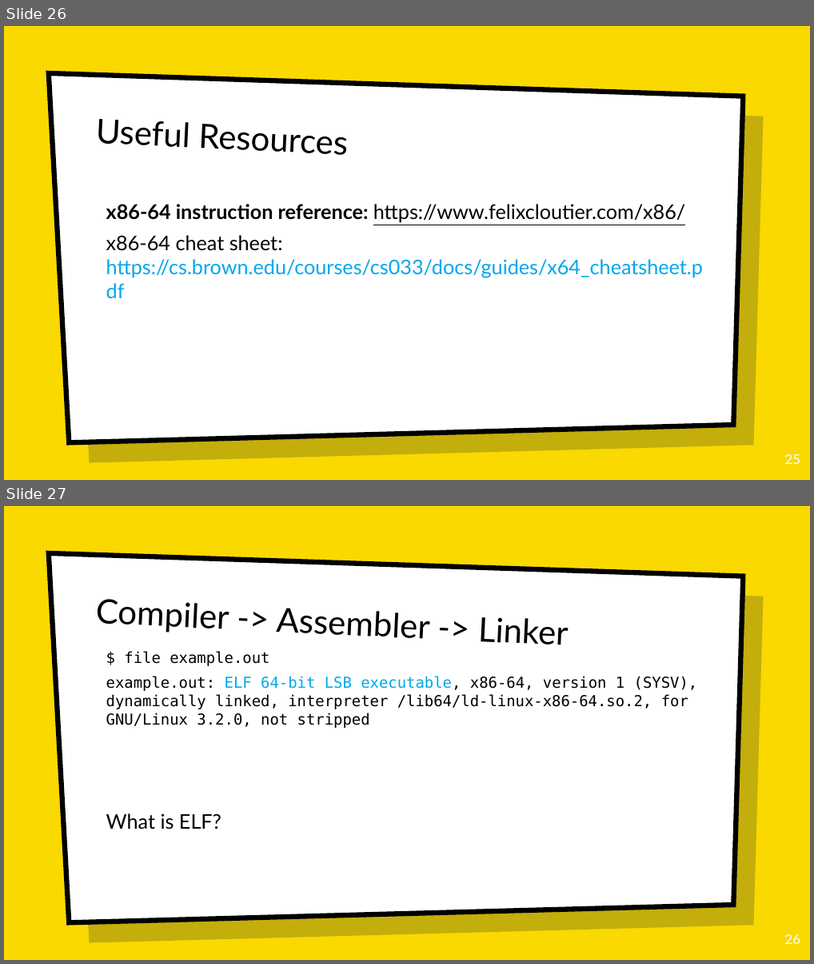
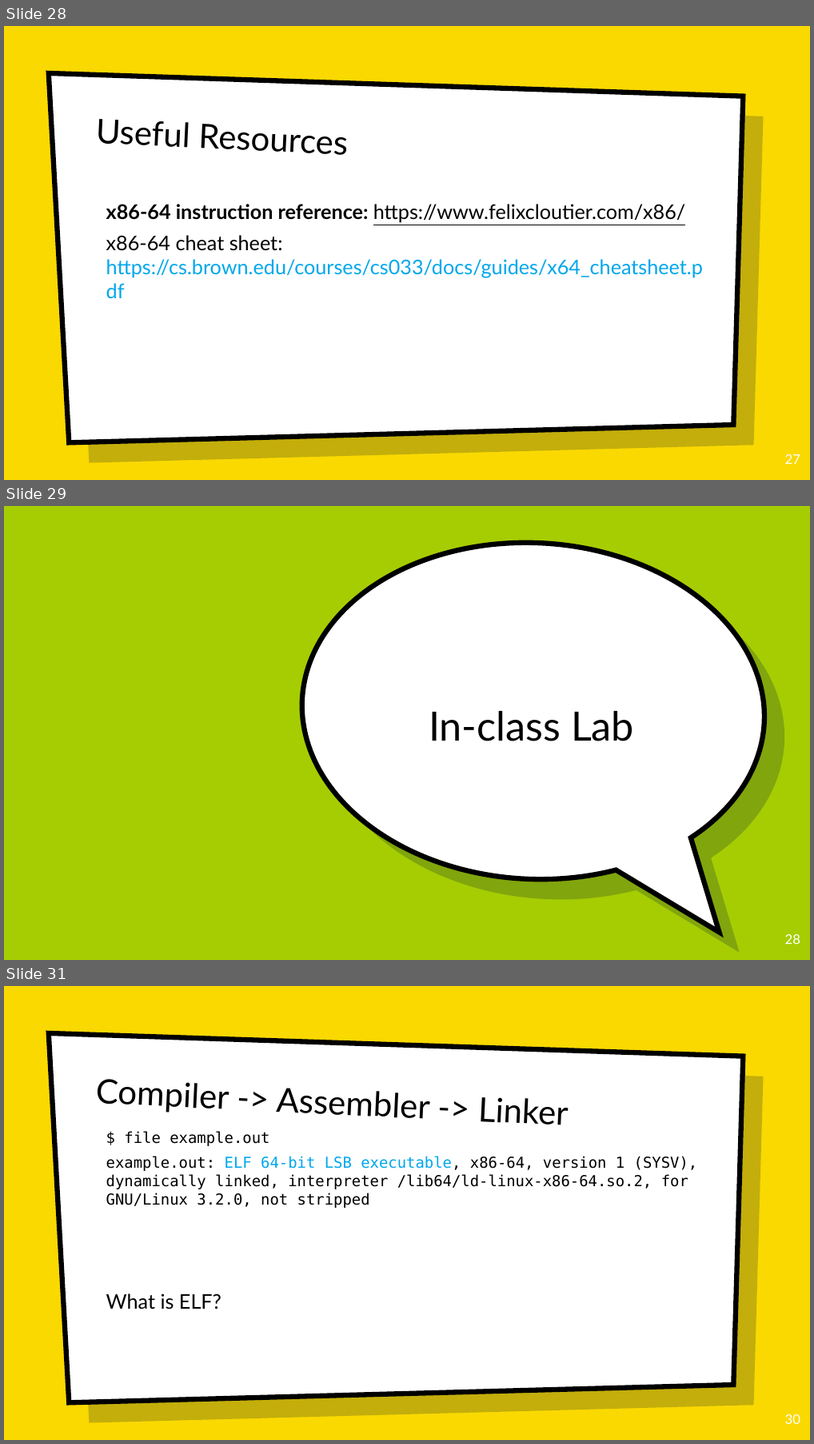
Before and after one commit to tiffanyb/tiffanyb.github.io, a slide deck: courses/cse545/slides/03-reverse-engineering-1.pptx. Shown one above the other, each under a label of ours: slides 26 and 27 before the commit, slides 28, 29 and 31 after it; the slides between them are not shown. The pictures are 814x964 and 814x1444 pixels, drawn with LibreOffice and Linux fonts; fonts in the diff are those of the drawing; background and template pictures are left out. Boxes give left, top, right and bottom in pixels: in the first picture for what was removed or moved away, otherwise in the second. Text is boxed around its words. In the diff, an @@ line names an element or a change of style, - is before the commit and + after.

```diff
--- a/courses/cse545/slides/03-reverse-engineering-1.pptx
+++ b/courses/cse545/slides/03-reverse-engineering-1.pptx
@@ slide 29 added at <box>4,506,810,960</box>, background picture (left out) @@
@@ speech bubble added at <box>294,532,773,890</box>, fill #FFFFFF, outline #000000 6 pt @@
@@ speech bubble added at <box>314,552,793,910</box>, fill #001936 at 22% opacity @@
@@ title added at <box>429,711,634,741</box>, 48 pt, text #000000 @@
+In-class Lab
@@ page number added at <box>786,934,801,944</box>, 16 pt, text #FFFFFF @@
+28
@@ what was slide 26 is now slide 28 @@
@@ page number at <box>786,454,801,464</box>: text changed @@
-25
+27
@@ what was slide 27 is now slide 31 @@
@@ page number at <box>786,1414,801,1424</box>: text changed @@
-26
+30
```
Also in this commit, not shown: 3 other slides added, 3 other files.
